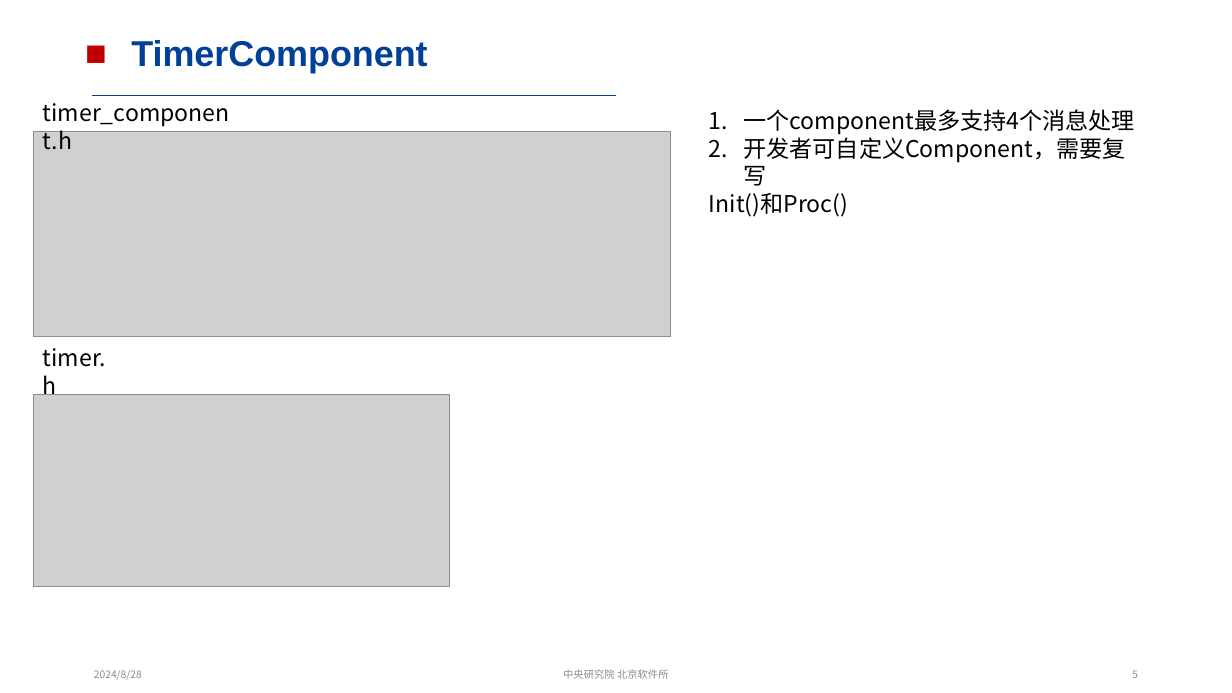
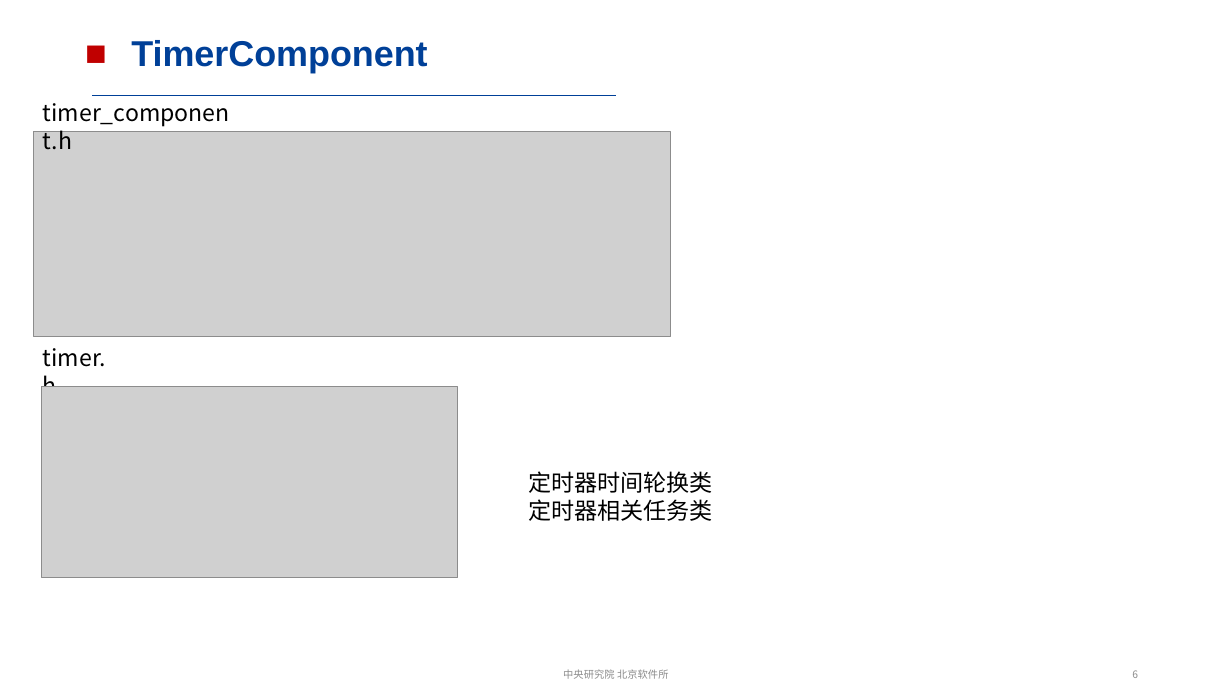
Before and after one commit to CXJ123-ai/-, a slide deck: slide 6 of CyberRT与cyclonedds通信.pptx (slide 5 before the commit). Drawn at 1232x693 pixels with LibreOffice and Linux fonts; fonts in the diff are those of the drawing; grey boxes stand for pictures. Boxes give left, top, right and bottom in pixels: in the first picture for what was removed or moved away, otherwise in the second. Text is boxed around its words. In the diff, an @@ line names an element or a change of style, - is before the commit and + after.

```diff
--- a/CyberRT与cyclonedds通信.pptx
+++ b/CyberRT与cyclonedds通信.pptx
@@ text removed at (709, 109, 1136, 217) @@
-1. 一个component最多支持4个消息处理
-2. 开发者可自定义Component，需要复写
-Init()和Proc()
@@ picture: place and size @@
-picture at (34, 395, 450, 586)
+picture at (42, 386, 457, 578)
@@ text added at (528, 471, 713, 521), 18 pt, text #000000 @@
+定时器时间轮换类
+定时器相关任务类
@@ text removed at (94, 670, 142, 680) @@
-2024/8/28
```
Also in this commit, not shown: 15 other slides changed, 9 slides added, 1 slide removed.
